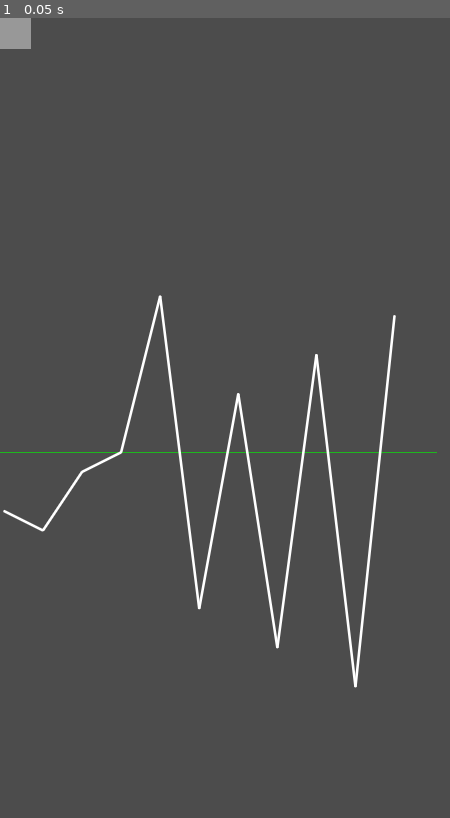
Above: before the commit, frame 1.
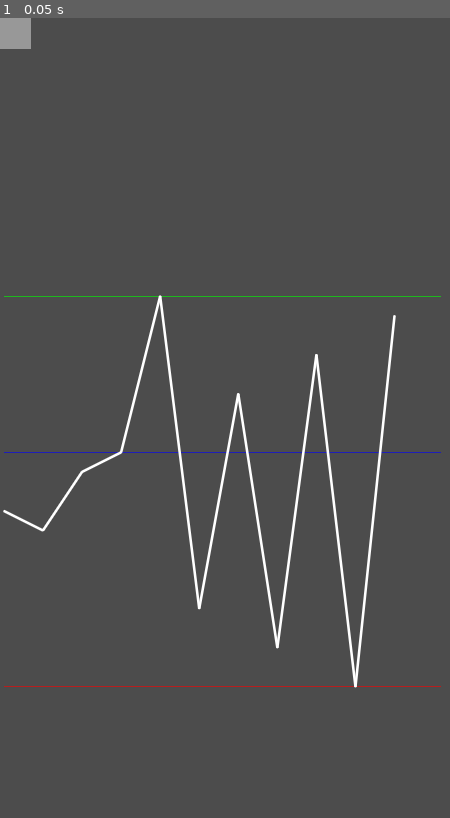
Above: after the commit, the same moment.

Repository: AndreMoukarzel/Grana-Preta
Game: Godot game, scene res://IndexDisplay.tscn
Same seed, same stepped clock (60 frames per second), same inputs: the game is played once before the commit and once after it. This scene is started directly instead of the project's main scene.
Inputs:
- Up to frame 1 (0.05 s): no input

The runs differ from the first frame. In frame 1, 0.4% of the frame differs, in the area x 0-98%, y 34-84%.

Commit message:
Add quality of life getters

Diff:
--- a/IndexDisplay.gd
+++ b/IndexDisplay.gd
@@ -42,7 +42,7 @@
 		                         -self.total_height/(self.values.max() - self.values.min())) # point_dist.y is negative because positive values go down visually
 		var first_diff = self.values[0] - self.central_val
 		print(first_diff)
-		var current_point = Vector2(self.pos.x, self.pos.y + (point_dist.y * first_diff) +self.total_height/2)
+		var current_point = Vector2(self.pos.x, self.pos.y + (point_dist.y * first_diff) + self.total_height/2)
 		var points = []
 		points.append(current_point)
 		for i in range(1, self.values.size()):
@@ -52,10 +52,30 @@
 		return points
 
 	func get_midpoint():
-		return Vector2(0, self.pos.y + self.total_height/2)
+		return Vector2(self.pos.x, self.pos.y + self.total_height/2)
 
 	func get_central_line_points():
 		return [self.get_midpoint(), self.get_midpoint() + Vector2(self.total_width, 0)]
+
+	func get_top_line_points():
+		return [self.pos, self.pos + Vector2(self.total_width, 0)]
+
+	func get_bottom_line_points():
+		return [self.pos + Vector2(0, self.total_height), self.pos + Vector2(self.total_width, self.total_height)]
+
+	func get_max_line_points():
+		var point_dist = Vector2(self.total_width/self.values.size(),\
+		                        -self.total_height/(self.values.max() - self.values.min())) # point_dist.y is negative because positive values go down visually
+		var max_val = self.values.max()
+		var diff = Vector2(0, (max_val - self.central_val) * point_dist.y)
+		return[self.get_midpoint() + diff, self.get_midpoint() + diff + Vector2(self.total_width, 0)]
+
+	func get_min_line_points():
+		var point_dist = Vector2(self.total_width/self.values.size(),\
+		                        -self.total_height/(self.values.max() - self.values.min())) # point_dist.y is negative because positive values go down visually
+		var min_val = self.values.min()
+		var diff = Vector2(0, (min_val - self.central_val) * point_dist.y)
+		return[self.get_midpoint() + diff, self.get_midpoint() + diff + Vector2(self.total_width, 0)]
 
 func _ready():
 	set_process(false)
@@ -66,7 +86,12 @@
 func _draw():
 	var LG = LineGraph.new(values, Vector2(5, 300), 3.0)
 	var points = LG.graph_points()
+	var top = LG.get_max_line_points()
 	var central = LG.get_central_line_points()
-	draw_line(central[0], central[1], Color(0, 1, 0, .6))
+	var bot = LG.get_min_line_points()
+
+	draw_line(top[0], top[1], Color(0, 1, 0, .6))
+	draw_line(central[0], central[1], Color(0, 0, 1, .6))
+	draw_line(bot[0], bot[1], Color(1, 0, 0, .6))
 	for i in range(1, points.size()):
 		draw_line(points[i-1], points[i], Color(1, 1, 1), 2.0, true)
